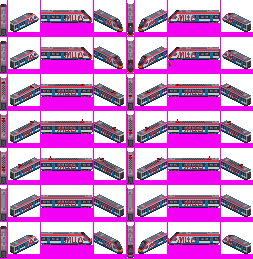
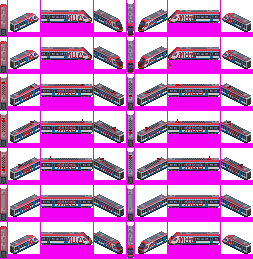
Before/after of a 253×259 layered artwork. What changed in the layer stack:
showed "2.0&3.0 overlap" over <box>85,18,175,255</box>
hid "0.0_2&1.0 overlap" over <box>85,19,175,255</box>
painted on "head" over <box>1,4,245,36</box>
painted on "wag" over <box>21,201,240,211</box>
painted on "head e" over <box>1,41,245,73</box>
painted on "mot d" over <box>21,90,240,100</box>
painted on "mot" over <box>21,127,240,137</box>
painted on "wag mot 2" over <box>21,164,240,174</box>
painted on "head fake" over <box>1,226,245,255</box>
